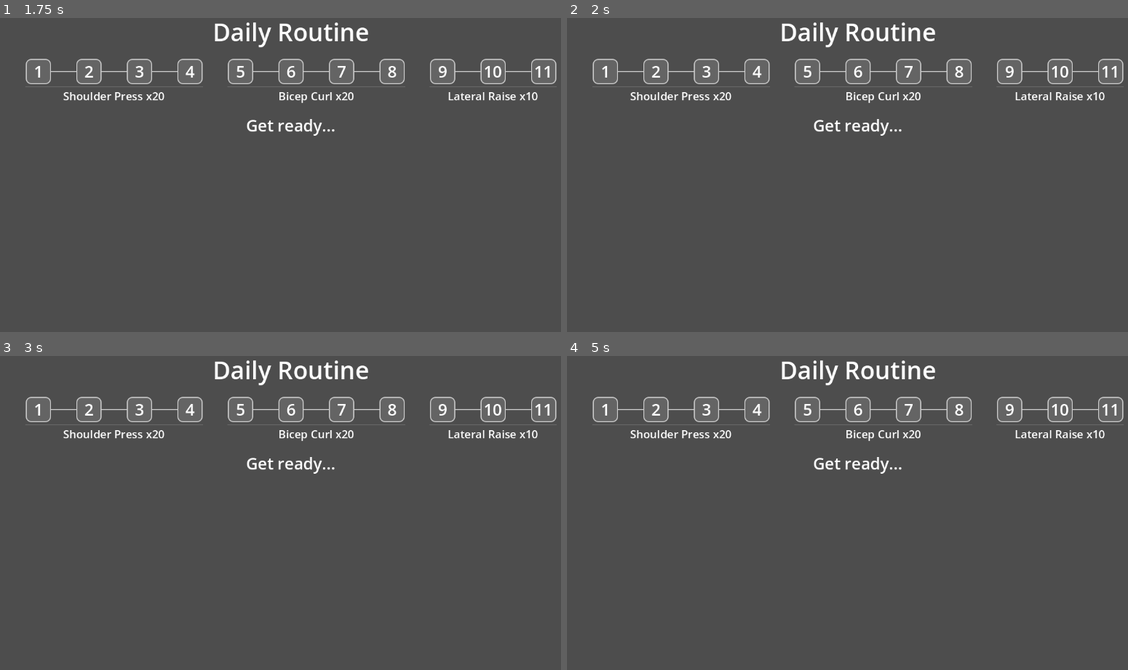
Above: before the commit, frames 1-4 (two rows, left to right).
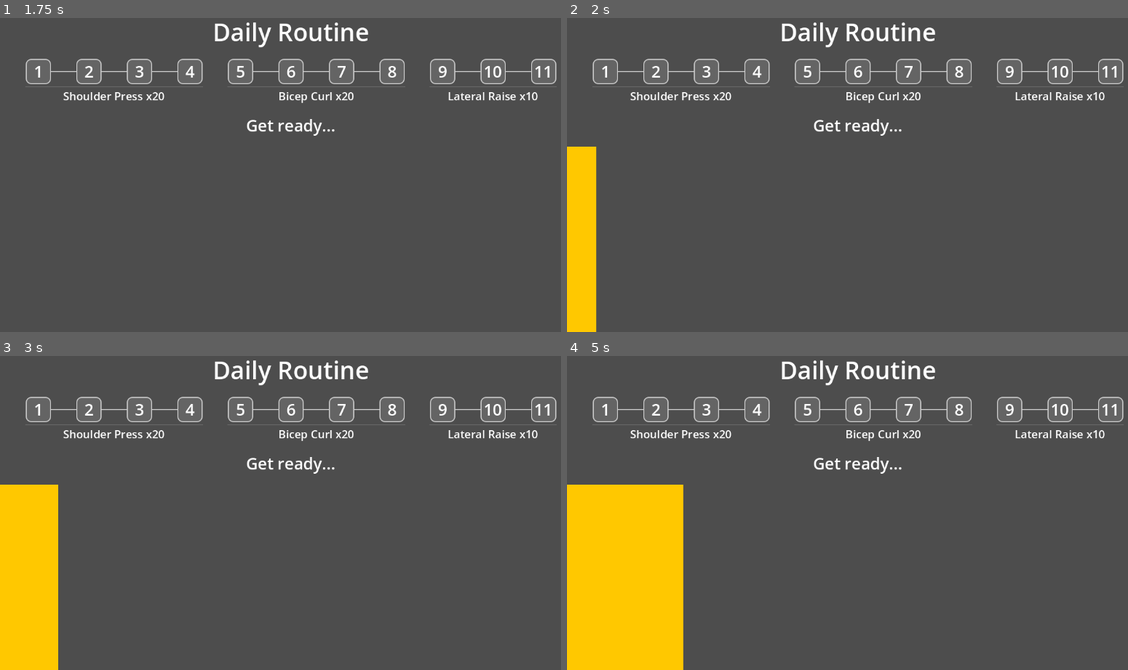
Above: after the commit, the same moments.

Repository: phrasmotica/workout-companion
Game: Godot game, scene res://scenes/app.tscn
The game is run twice, just before and just after one commit, with the same random seed, the same clock (stepped at 60 frames per second) and the same inputs.
Inputs:
- Up to frame 1 (1.75 s): tap X at 0.5, 1.25 s; tap Enter (ui_accept) at 0.77, 1.52 s
- Up to frame 2 (2 s): no input
- Up to frame 3 (3 s): tap X at 2, 2.75 s
- Up to frame 4 (5 s): tap Enter (ui_accept) at 3.02, 3.77, 4.52 s; tap X at 3.5, 4.25 s

Frame 1 is identical in both runs. In frame 2, 3.1% of the frame differs, in the area x 0-6%, y 40-100%; in frame 3, 6.1%; in frame 4, 12%, in the area x 0-21%, y 40-100%.

Commit message:
Add "finished" state to state machine. Enter that state when the workout finishes, and update the UI accordingly

Diff:
--- a/scenes/status_message.tscn
+++ b/scenes/status_message.tscn
@@ -1,9 +1,12 @@
-[gd_scene load_steps=2 format=3 uid="uid://c3ny8dq1xas7h"]
+[gd_scene load_steps=3 format=3 uid="uid://c3ny8dq1xas7h"]
 
 [ext_resource type="Script" uid="uid://b5wq6ocoud721" path="res://scripts/status_message.gd" id="1_0pn5e"]
+[ext_resource type="Theme" uid="uid://pxiigjg7x2e4" path="res://ui_theme.tres" id="1_8synh"]
 
 [node name="StatusMessage" type="VBoxContainer"]
+theme = ExtResource("1_8synh")
 script = ExtResource("1_0pn5e")
+message = 3
 
 [node name="PressToStartLabel" type="Label" parent="."]
 unique_name_in_owner = true
@@ -27,3 +30,11 @@
 theme_override_font_sizes/font_size = 32
 text = "Pausing..."
 horizontal_alignment = 1
+
+[node name="FinishedLabel" type="Label" parent="."]
+unique_name_in_owner = true
+visible = false
+layout_mode = 2
+theme_override_font_sizes/font_size = 32
+text = "Finished! Well done!"
+horizontal_alignment = 1
--- a/scripts/app.gd
+++ b/scripts/app.gd
@@ -65,8 +65,16 @@
 
 	state_machine.to_ready()
 
+func to_finished() -> void:
+	print("Finished")
+
+	state_machine.to_finished()
+
 func _on_flasher_flashed() -> void:
 	if Engine.is_editor_hint():
+		return
+
+	if workout_state.is_finished():
 		return
 
 	if workout_state.is_set_finished():
@@ -78,7 +86,7 @@
 			workout_state.to_next_phase()
 
 			if workout_state.is_finished():
-				to_ready()
+				to_finished()
 			else:
 				ui_updater.inject_phase(workout_state.get_phase())
 
@@ -99,6 +107,10 @@
 	print("Countdown cancelled")
 
 func _on_key_listener_pressed_start() -> void:
+	if not state_machine.is_ready():
+		print("Cannot start - already in state %d" % state_machine.state)
+		return
+
 	workout_state.reset_all()
 
 	if start_immediately:
--- a/scripts/state_machine.gd
+++ b/scripts/state_machine.gd
@@ -1,7 +1,7 @@
 @tool
 class_name StateMachine extends Node
 
-enum State { READY, COUNTDOWN, IN_PROGRESS, PAUSING }
+enum State { READY, COUNTDOWN, IN_PROGRESS, PAUSING, FINISHED }
 
 @export
 var state := State.READY
@@ -10,6 +10,7 @@
 signal entered_countdown
 signal entered_in_progress
 signal entered_pausing(duration_seconds: float)
+signal entered_finished
 
 func to_ready() -> void:
 	state = State.READY
@@ -30,3 +31,11 @@
 	state = State.PAUSING
 
 	entered_pausing.emit(duration_seconds)
+
+func to_finished() -> void:
+	state = State.FINISHED
+
+	entered_finished.emit()
+
+func is_ready() -> bool:
+	return state == State.READY
--- a/scripts/status_message.gd
+++ b/scripts/status_message.gd
@@ -1,14 +1,14 @@
 @tool
 class_name StatusMessage extends VBoxContainer
 
-enum MessageType { PRESS_START, GET_READY, PAUSING }
+enum MessageType { PRESS_START, GET_READY, PAUSING, FINISHED }
 
 @export
 var message := MessageType.PRESS_START:
-    set(value):
-        message = value
+	set(value):
+		message = value
 
-        _refresh()
+		_refresh()
 
 @onready
 var press_to_start_label: Label = %PressToStartLabel
@@ -19,7 +19,18 @@
 @onready
 var pausing_label: Label = %PausingLabel
 
+@onready
+var finished_label: Label = %FinishedLabel
+
 func _refresh() -> void:
-    press_to_start_label.visible = message == MessageType.PRESS_START
-    get_ready_label.visible = message == MessageType.GET_READY
-    pausing_label.visible = message == MessageType.PAUSING
+	if press_to_start_label:
+		press_to_start_label.visible = message == MessageType.PRESS_START
+
+	if get_ready_label:
+		get_ready_label.visible = message == MessageType.GET_READY
+
+	if pausing_label:
+		pausing_label.visible = message == MessageType.PAUSING
+
+	if finished_label:
+		finished_label.visible = message == MessageType.FINISHED
--- a/scripts/ui_updater.gd
+++ b/scripts/ui_updater.gd
@@ -30,6 +30,7 @@
 func _ready() -> void:
 	if state_machine:
 		state_machine.entered_countdown.connect(to_countdown)
+		state_machine.entered_finished.connect(to_finished)
 		state_machine.entered_in_progress.connect(to_in_progress)
 		state_machine.entered_pausing.connect(to_pausing)
 		state_machine.entered_ready.connect(to_ready)
@@ -73,6 +74,23 @@
 	if status_message:
 		status_message.show()
 		status_message.message = StatusMessage.MessageType.GET_READY
+
+func to_finished() -> void:
+	if flasher:
+		flasher.hide()
+
+		print("to_finished: hid flasher")
+
+	if status_message:
+		status_message.show()
+		status_message.message = StatusMessage.MessageType.FINISHED
+
+	if rep_counter:
+		rep_counter.hide()
+		rep_counter.stop()
+
+	if phase_counter:
+		phase_counter.complete()
 
 func to_in_progress() -> void:
 	if countdown:
